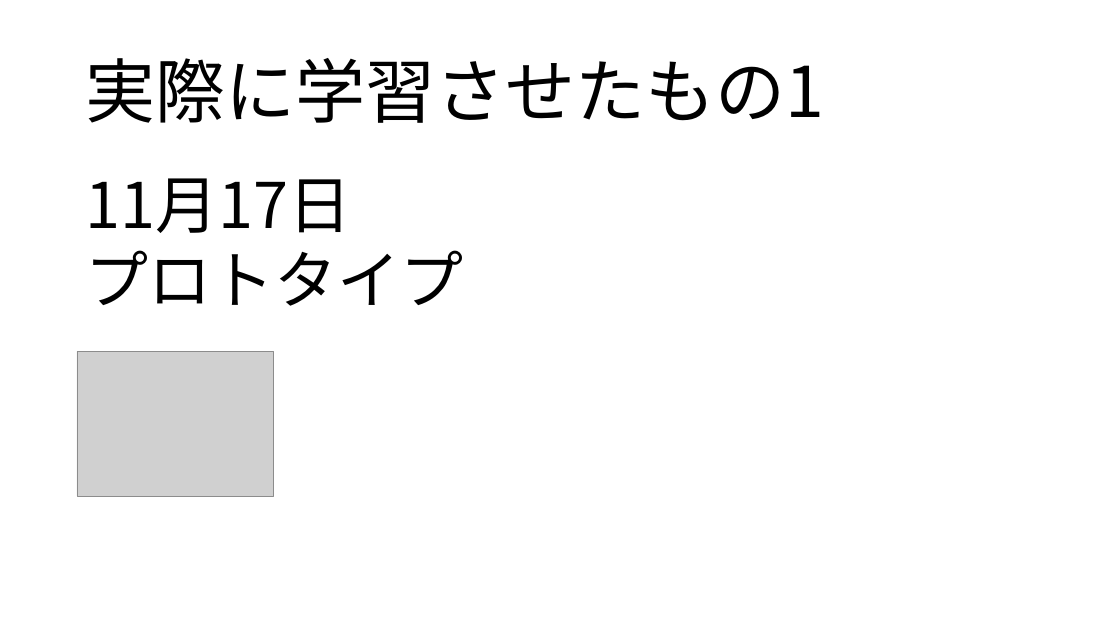
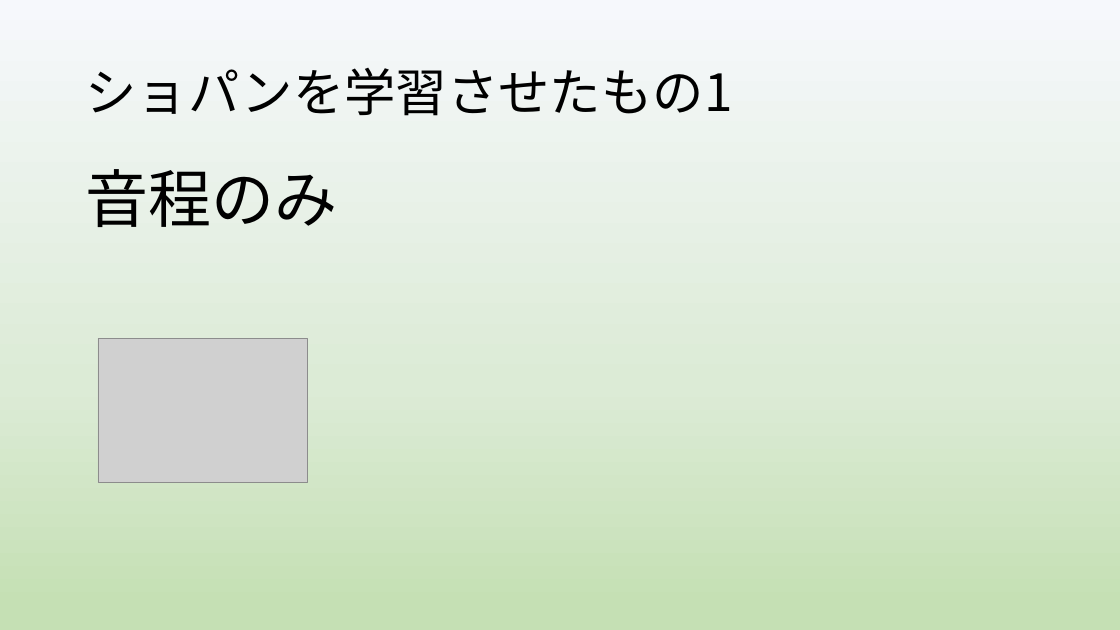
Before and after one commit to yoshitake266/bitComposer_prj, a slide deck: slide 7 of presentation/bit Composer2.pptx (slide 9 before the commit). Drawn at 1120x630 pixels with LibreOffice and Linux fonts; fonts in the diff are those of the drawing; grey boxes stand for pictures. Boxes give left, top, right and bottom in pixels: in the first picture for what was removed or moved away, otherwise in the second. Text is boxed around its words. In the diff, an @@ line names an element or a change of style, - is before the commit and + after.

```diff
--- a/presentation/bit Composer2.pptx
+++ b/presentation/bit Composer2.pptx
@@ background #FFFFFF to gradient #F6F8FC to #DCEBD6 to #C5E0B4 @@
@@ title at [85,68,733,116]: text changed; size 60 to 44 pt @@
-実際に学習させたもの1
+ショパンを学習させたもの1
@@ text at [85,169,337,227]: text changed @@
-11月17日
-プロトタイプ
+音程のみ
@@ picture: place and size @@
-picture at [77,351,274,496]
+picture at [98,339,308,483]
```
Also in this commit, not shown: 8 other slides changed, 1 slide added, 7 slides removed.
